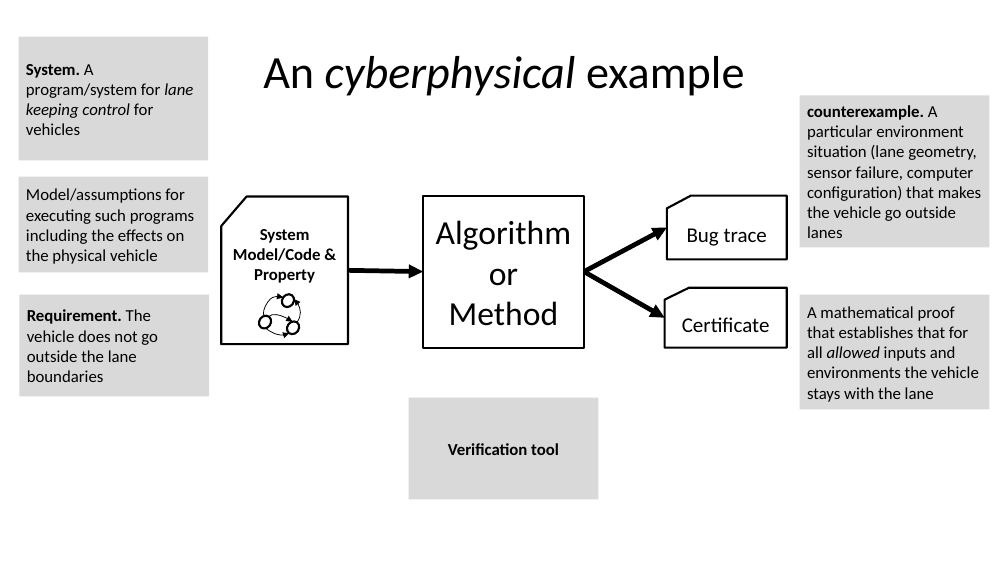
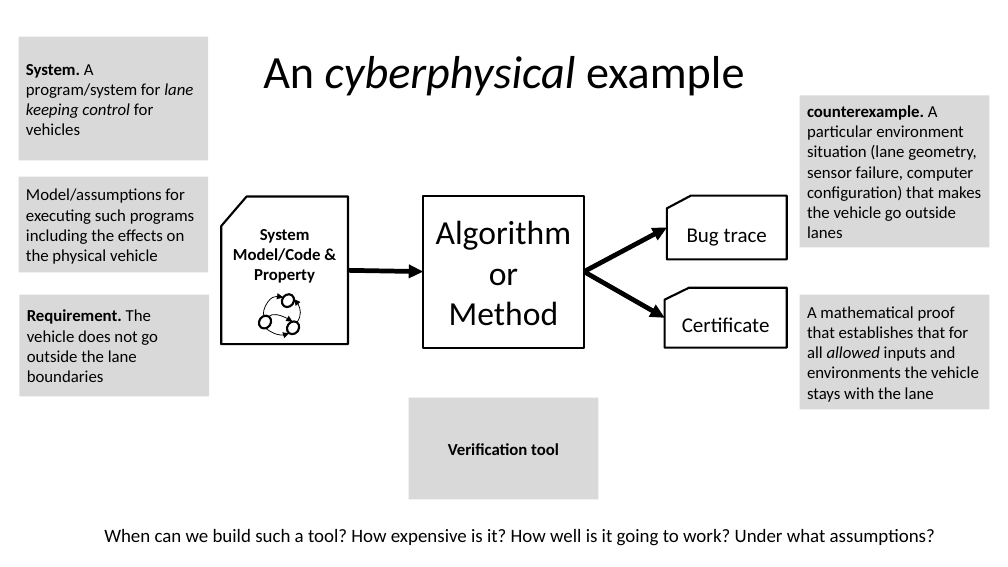
Before and after one commit to sayanmitracode/cpsbooksite, a slide deck: slide 6 of Slides/Introduction-cps.pptx. Drawn at 1008x567 pixels with LibreOffice and Linux fonts; fonts in the diff are those of the drawing. Boxes give left, top, right and bottom in pixels: in the first picture for what was removed or moved away, otherwise in the second. Text is boxed around its words. In the diff, an @@ line names an element or a change of style, - is before the commit and + after.

```diff
--- a/Slides/Introduction-cps.pptx
+++ b/Slides/Introduction-cps.pptx
@@ text added at [104,529,935,546], 18 pt, text #000000 @@
+When can we build such a tool? How expensive is it? How well is it going to work? Under what assumptions?
```
Also in this commit, not shown: 8 other slides changed, 4 slides added, 2 slides removed.
